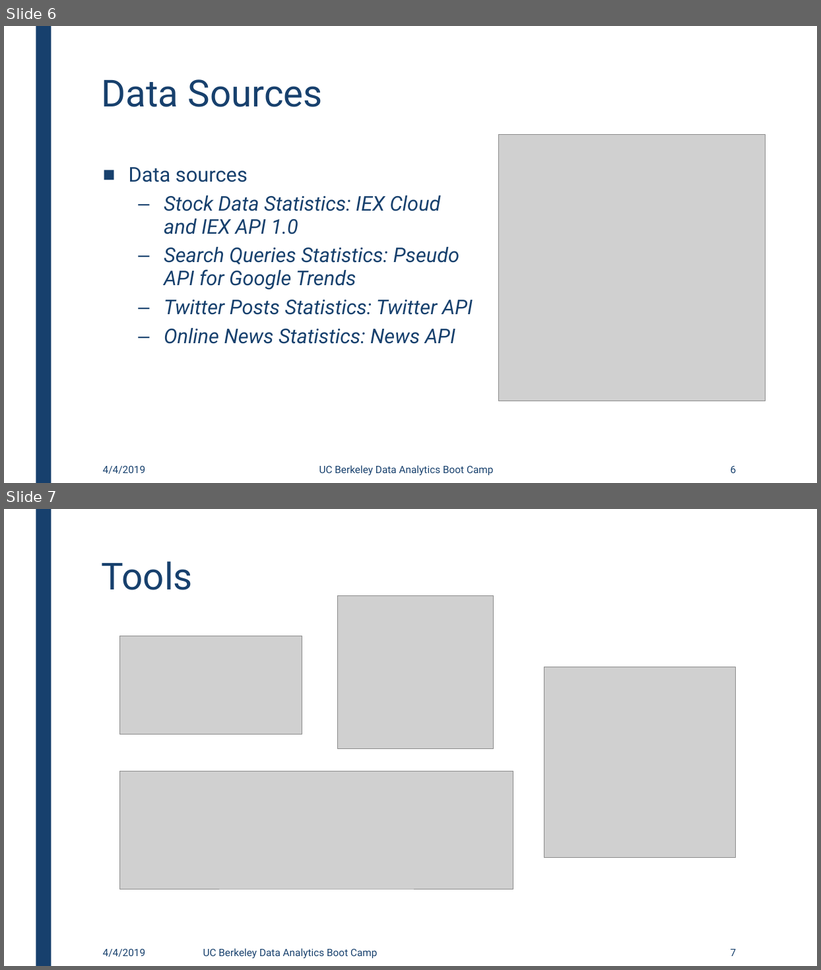
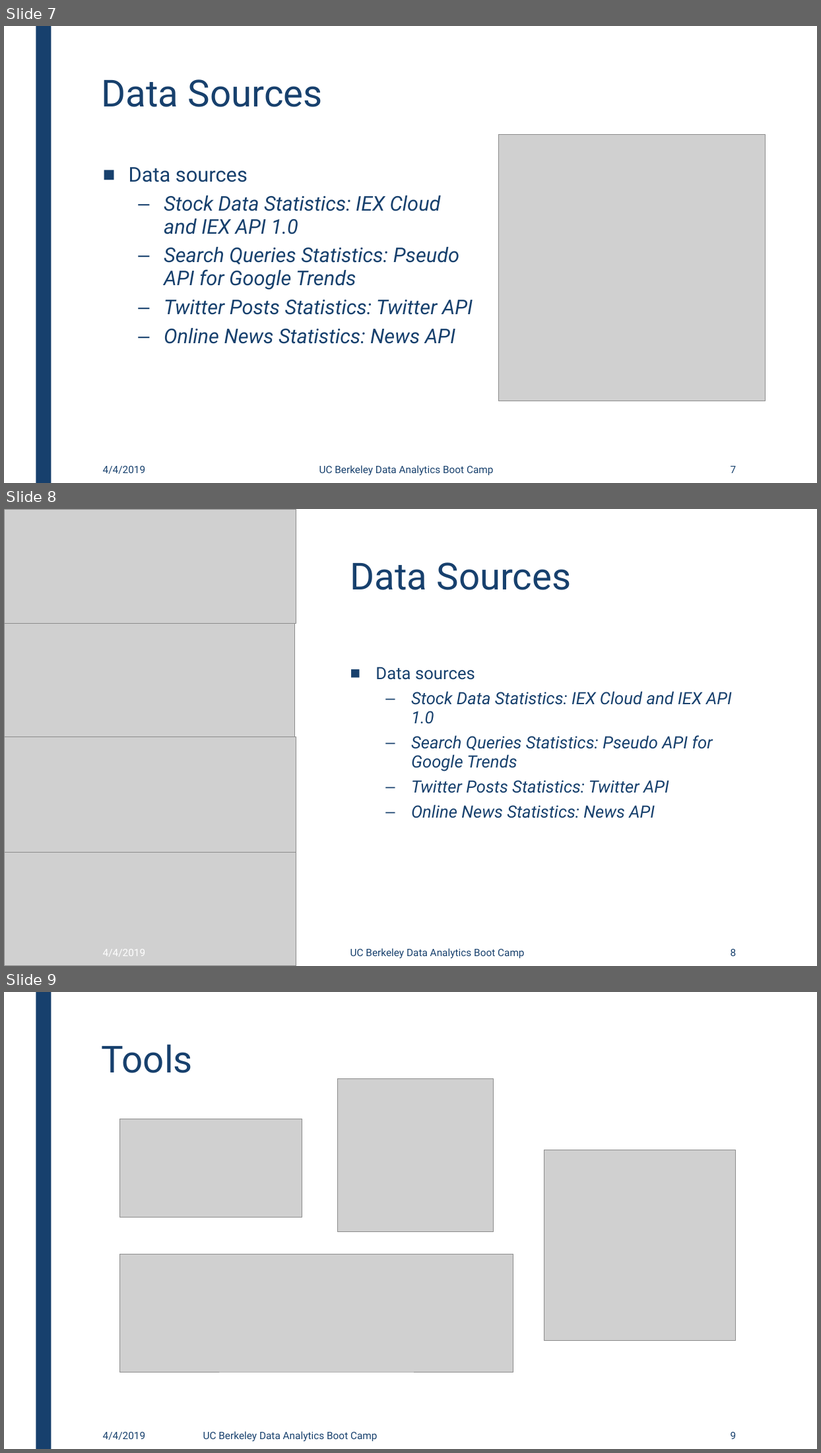
Before and after one commit to gaurav14111/Company-Stocks-vs-Internet-presence, a slide deck: Presentation/Presentation v5.pptx. Shown one above the other, each under a label of ours: slides 6 and 7 before the commit, slides 7, 8 and 9 after it. The pictures are 821x970 and 821x1453 pixels, drawn with LibreOffice and Linux fonts; fonts in the diff are those of the drawing; grey boxes stand for pictures. Boxes give left, top, right and bottom in pixels: in the first picture for what was removed or moved away, otherwise in the second. Text is boxed around its words. In the diff, an @@ line names an element or a change of style, - is before the commit and + after.

```diff
--- a/Presentation/Presentation v5.pptx
+++ b/Presentation/Presentation v5.pptx
@@ slide 8 added at (4,509,817,966), background #FFFFFF; not listed: 1 template element that a slide beside it also shows @@
@@ picture added at (4,509,296,623) @@
@@ title added at (350,562,572,590), 44 pt, text #17406D @@
+Data Sources
@@ picture added at (4,623,294,738) @@
@@ text added at (376,667,732,819), 20 pt, text #17406D, italic @@
+■ Data sources
+  – Stock Data Statistics: IEX Cloud and IEX API 1.0
+  – Search Queries Statistics: Pseudo API for Google Trends
+  – Twitter Posts Statistics: Twitter API
+  – Online News Statistics: News API
@@ picture added at (4,737,296,852) @@
@@ picture added at (4,852,296,966) @@
@@ text added at (103,949,146,956), 12 pt, text #FFFFFF @@
+4/4/2019
@@ text added at (350,949,524,959), 12 pt, text #17406D @@
+UC Berkeley Data Analytics Boot Camp
@@ page number added at (731,949,737,956), 12 pt, text #17406D @@
+8
@@ what was slide 6 is now slide 7 @@
@@ page number at (731,466,737,473): text changed @@
-6
+7
@@ what was slide 7 is now slide 9 @@
@@ page number at (731,1432,737,1439): text changed @@
-7
+9
```
Also in this commit, not shown: 3 slides changed, 1 other slide added.
